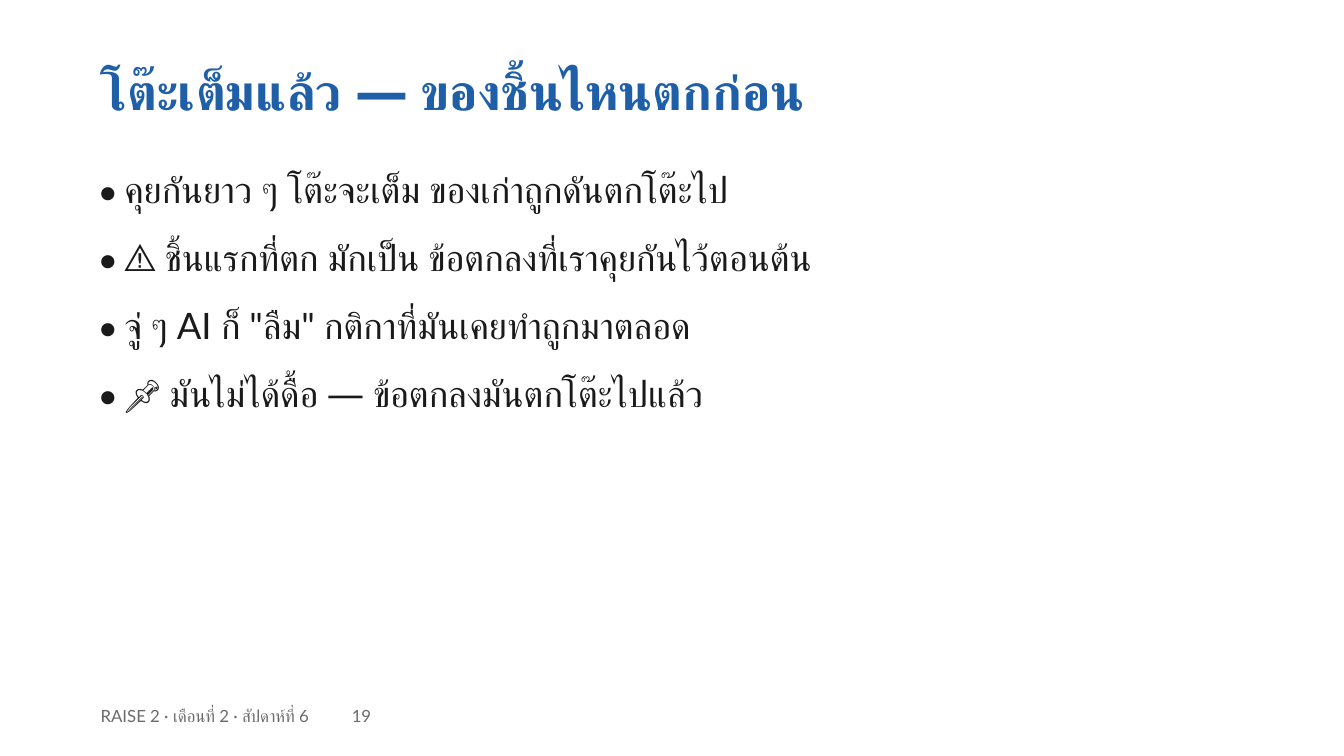
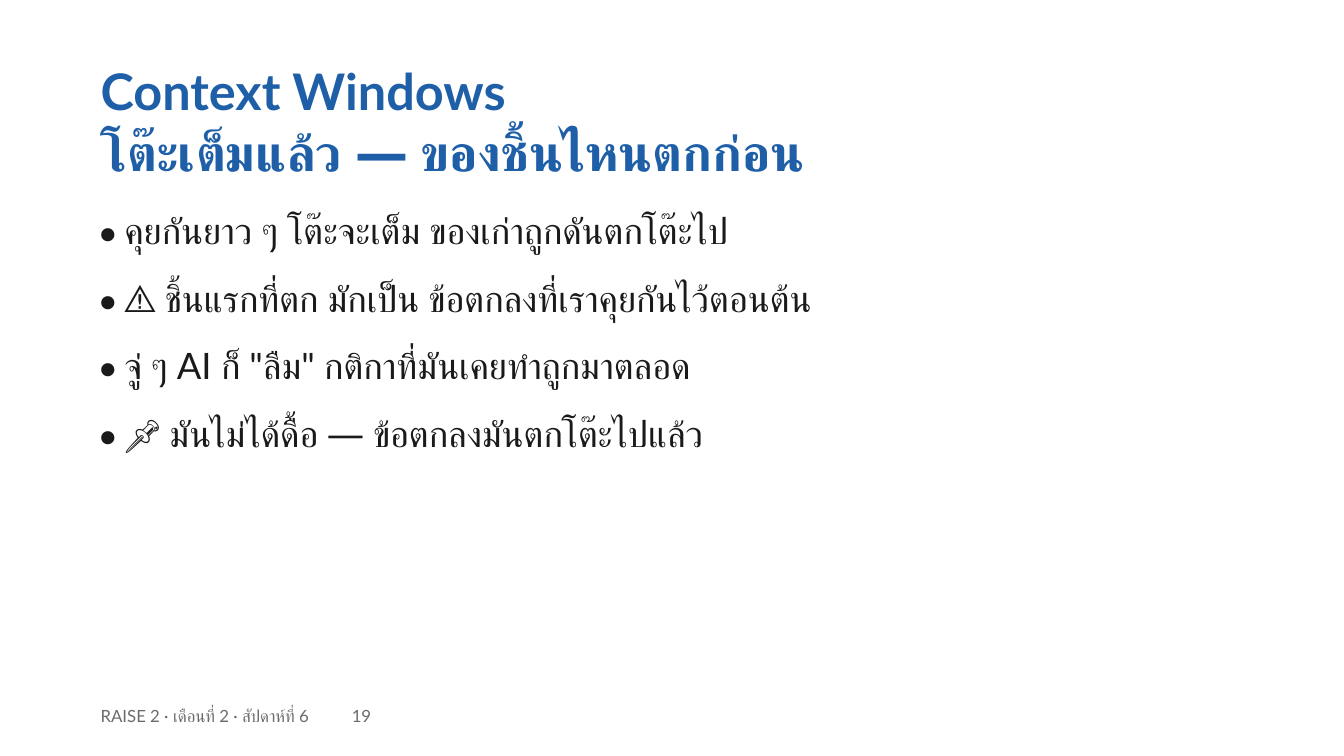
Before and after one commit to cnacha-mfu/raise2-module2, a slide deck: slide 21 of materials/week6/w6-slides.pptx (slide 19 before the commit). Drawn at 1344x756 pixels with LibreOffice and Linux fonts; fonts in the diff are those of the drawing. Boxes give left, top, right and bottom in pixels: in the first picture for what was removed or moved away, otherwise in the second. Text is boxed around its words. In the diff, an @@ line names an element or a change of style, - is before the commit and + after.

```diff
--- a/materials/week6/w6-slides.pptx
+++ b/materials/week6/w6-slides.pptx
@@ text at (101, 72, 505, 111): paragraph added @@
+Context Windows
@@ 4 texts: place and size @@
-4 texts at (124, 175, 811, 408)
+4 texts at (124, 216, 811, 448)
```
Also in this commit, not shown: 15 other slides changed, 3 slides added, 2 other files.
